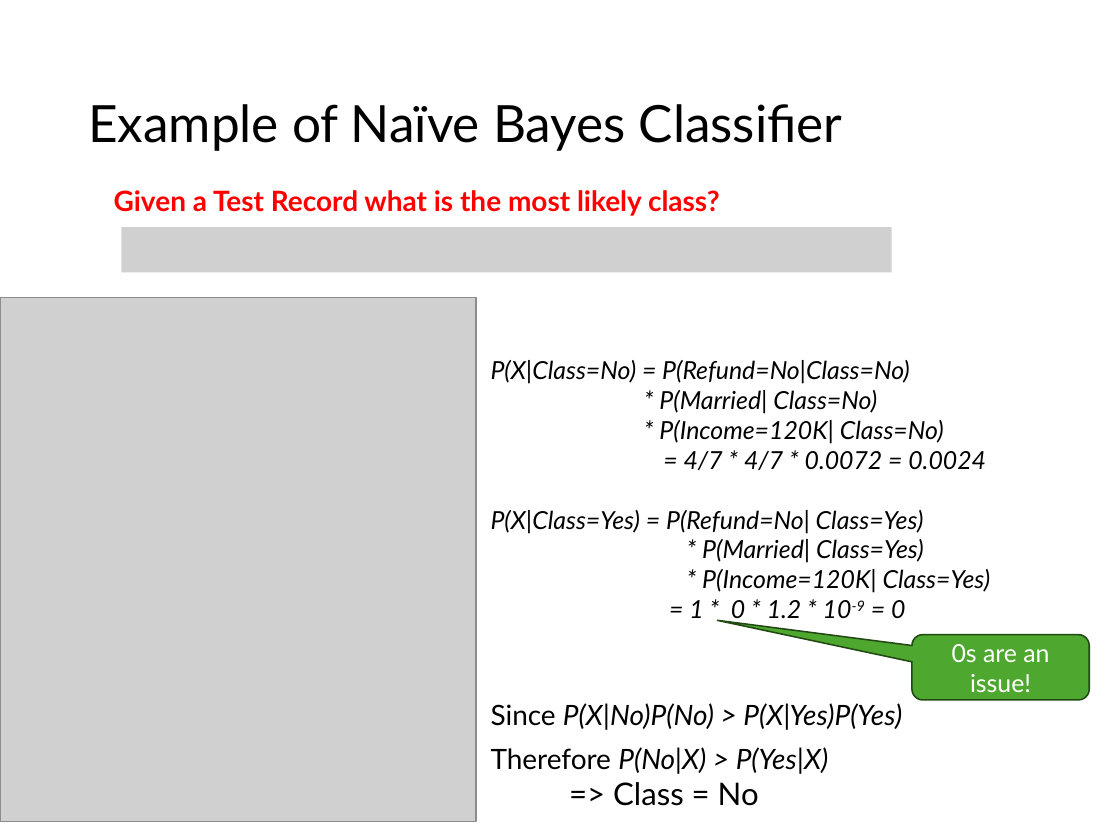
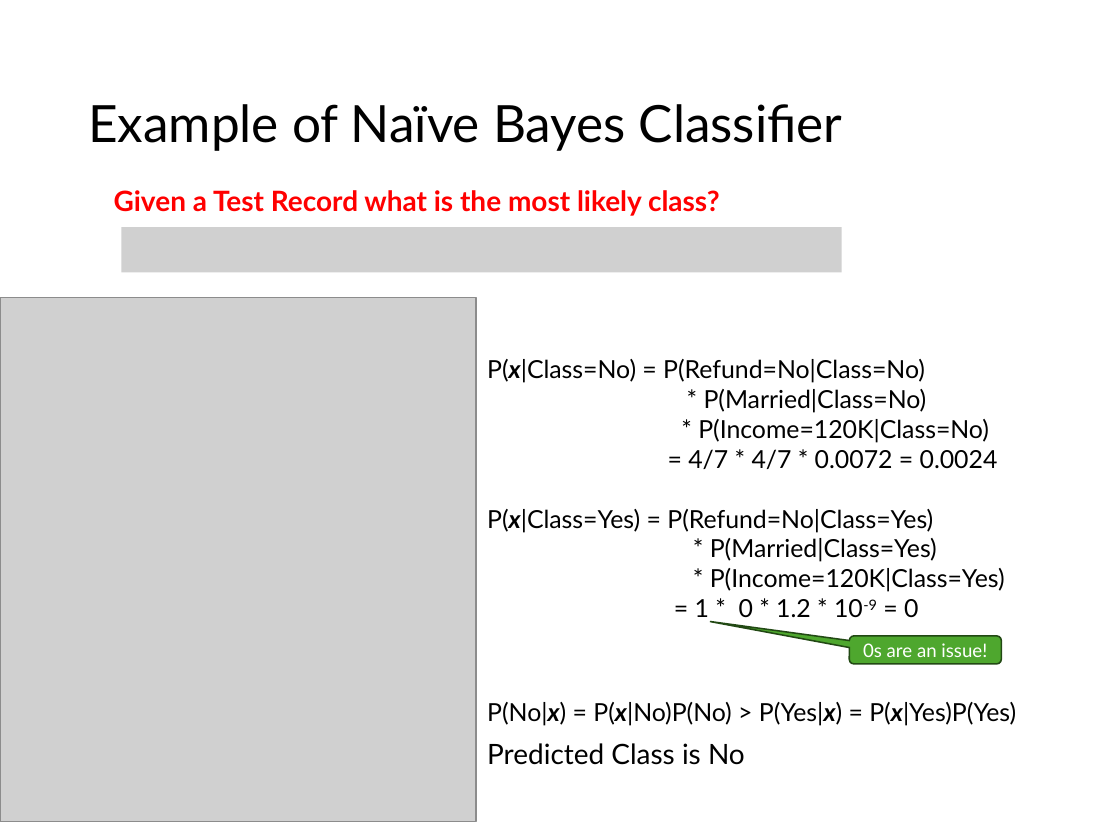
Before and after one commit to mhahsler/Introduction_to_Data_Mining_R_Examples, a slide deck: slide 26 of slides/chap4_alternative_classification.pptx. Drawn at 1120x840 pixels with LibreOffice and Linux fonts; fonts in the diff are those of the drawing; grey boxes stand for pictures. Boxes give left, top, right and bottom in pixels: in the first picture for what was removed or moved away, otherwise in the second. Text is boxed around its words. In the diff, an @@ line names an element or a change of style, - is before the commit and + after.

```diff
--- a/slides/chap4_alternative_classification.pptx
+++ b/slides/chap4_alternative_classification.pptx
@@ picture: place and size @@
-picture at [121, 227, 892, 272]
+picture at [121, 227, 841, 272]
@@ text at [487, 359, 1016, 765]: text changed; italic off @@
-P(X|Class=No) = P(Refund=No|Class=No)
-* P(Married| Class=No)
-* P(Income=120K| Class=No)
-= 4/7 * 4/7 * 0.0072 = 0.0024
-P(X|Class=Yes) = P(Refund=No| Class=Yes)
-* P(Married| Class=Yes)
-* P(Income=120K| Class=Yes)
-= 1 * 0 * 1.2 * 10-9 = 0
-Since P(X|No)P(No) > P(X|Yes)P(Yes)
-Therefore P(No|X) > P(Yes|X)
-=> Class = No
+P(x|Class=No) = P(Refund=No|Class=No)
+* P(Married|Class=No)
+* P(Income=120K|Class=No)
+= 4/7 * 4/7 * 0.0072 = 0.0024
+P(x|Class=Yes) = P(Refund=No|Class=Yes)
+* P(Married|Class=Yes)
+* P(Income=120K|Class=Yes)
+= 1 * 0 * 1.2 * 10-9 = 0
+P(No|x) = P(x|No)P(No) > P(Yes|x) = P(x|Yes)P(Yes)
+Predicted Class is No
@@ rounded speech box "0s are an issue!": place and size @@
-rounded speech box "0s are an issue!" at [912, 635, 1089, 700]
+rounded speech box "0s are an issue!" at [849, 636, 1001, 664]
@@ rounded speech box "0s are an issue!" at [849, 636, 1001, 664]: size 16 to 12 pt; proportions changed @@
```
Also in this commit, not shown: 16 other slides changed, 3 slides added, 2 slides removed, 1 other file.
